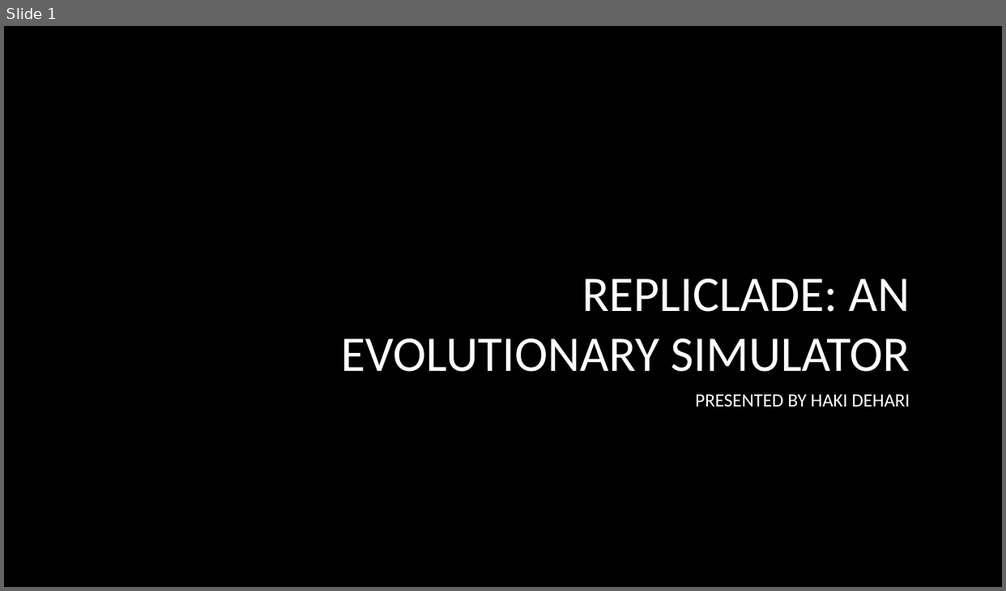
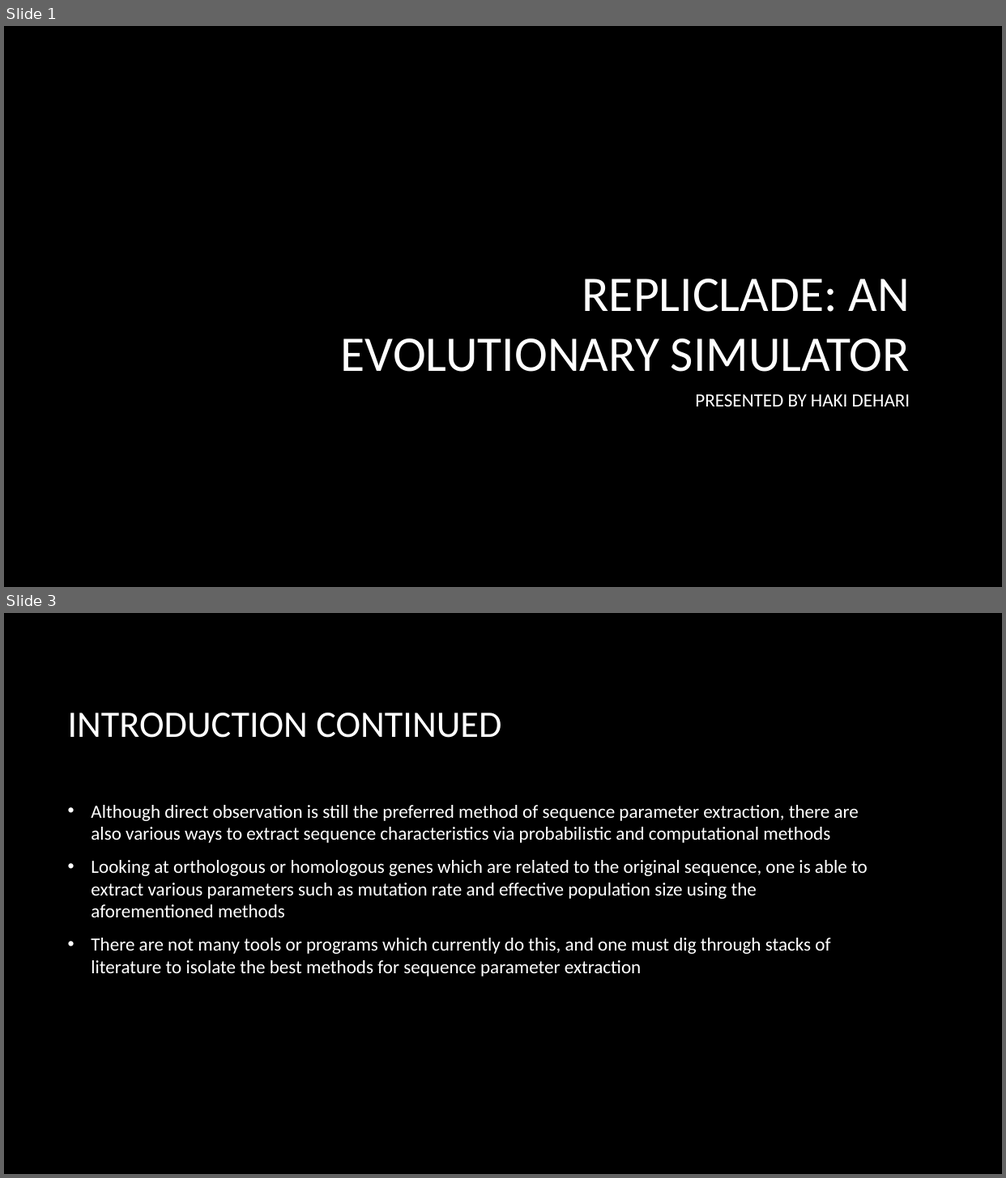
Before and after one commit to hakidehari/RepliClade, a slide deck: Repliclade_final/Repliclade.pptx. Shown one above the other, each under a label of ours: slide 1 before the commit, slides 1 and 3 after it; the slides between them are not shown. The pictures are 1006x591 and 1006x1178 pixels, drawn with LibreOffice and Linux fonts; fonts in the diff are those of the drawing; background and template pictures are left out. Boxes give left, top, right and bottom in pixels: in the first picture for what was removed or moved away, otherwise in the second. Text is boxed around its words. In the diff, an @@ line names an element or a change of style, - is before the commit and + after.

```diff
--- a/Repliclade_final/Repliclade.pptx
+++ b/Repliclade_final/Repliclade.pptx
@@ slide 3 added at (4,613,1002,1174), background picture (left out) @@
@@ title added at (68,713,501,738), 36 pt, text #FFFFFF @@
+INTRODUCTION CONTINUED
@@ text added at (91,805,867,977), 18 pt, text #FFFFFF @@
+• Although direct observation is still the preferred method of sequence parameter extraction, there are also various ways to extract sequence characteristics via probabilistic and computational methods
+• Looking at orthologous or homologous genes which are related to the original sequence, one is able to extract various parameters such as mutation rate and effective population size using the aforementioned methods
+• There are not many tools or programs which currently do this, and one must dig through stacks of literature to isolate the best methods for sequence parameter extraction
```
Also in this commit, not shown: 5 other slides added, 1 other file.
